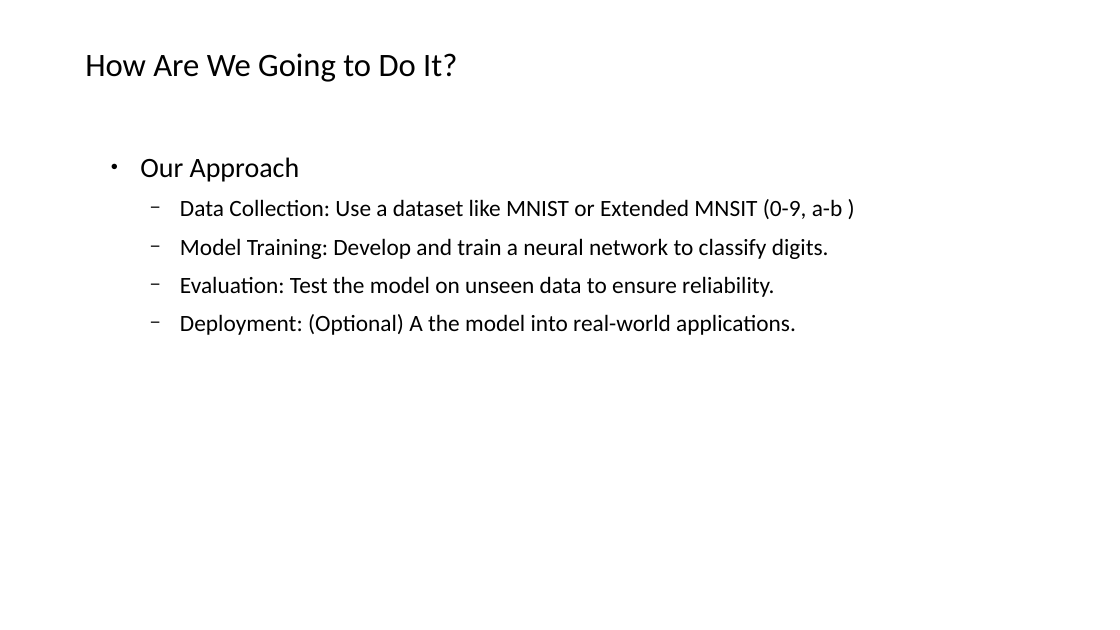
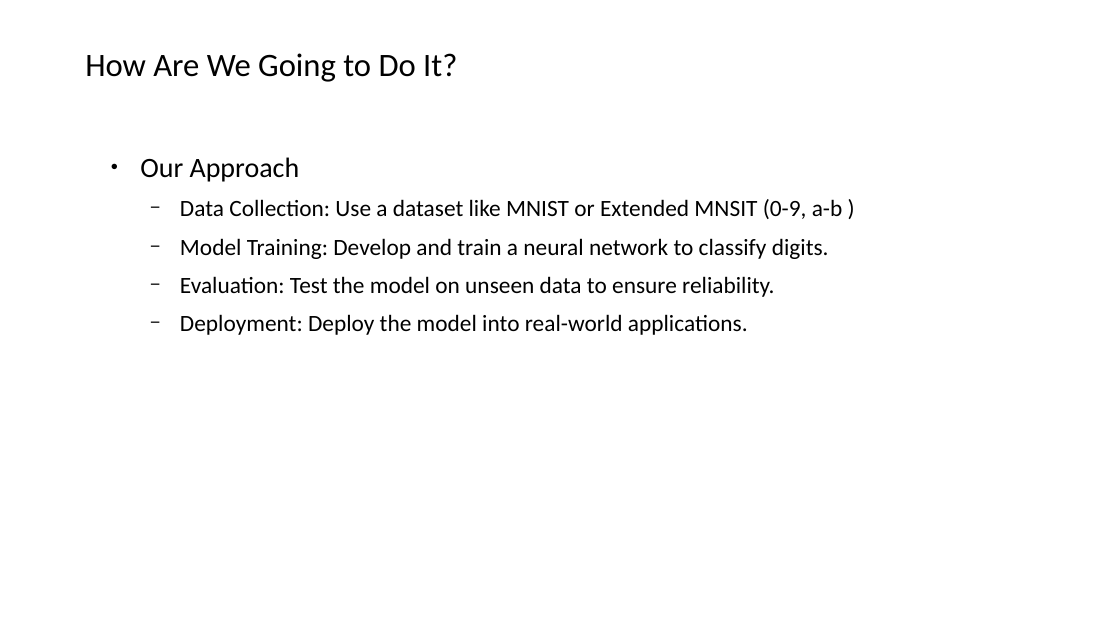
Before and after one commit to inxeoz/ocr_pro, a slide deck: slide 4 of New PPTX Presentation.pptx. Drawn at 1120x630 pixels with LibreOffice and Linux fonts; fonts in the diff are those of the drawing. Boxes give left, top, right and bottom in pixels: in the first picture for what was removed or moved away, otherwise in the second. Text is boxed around its words. In the diff, an @@ line names an element or a change of style, - is before the commit and + after.

Commit message:
added2

```diff
--- a/New PPTX Presentation.pptx
+++ b/New PPTX Presentation.pptx
@@ text at [180, 314, 748, 335]: text changed @@
-  − Deployment: (Optional) A the model into real-world applications.
+  − Deployment: Deploy the model into real-world applications.
```
Also in this commit, not shown: 2 slides added.
